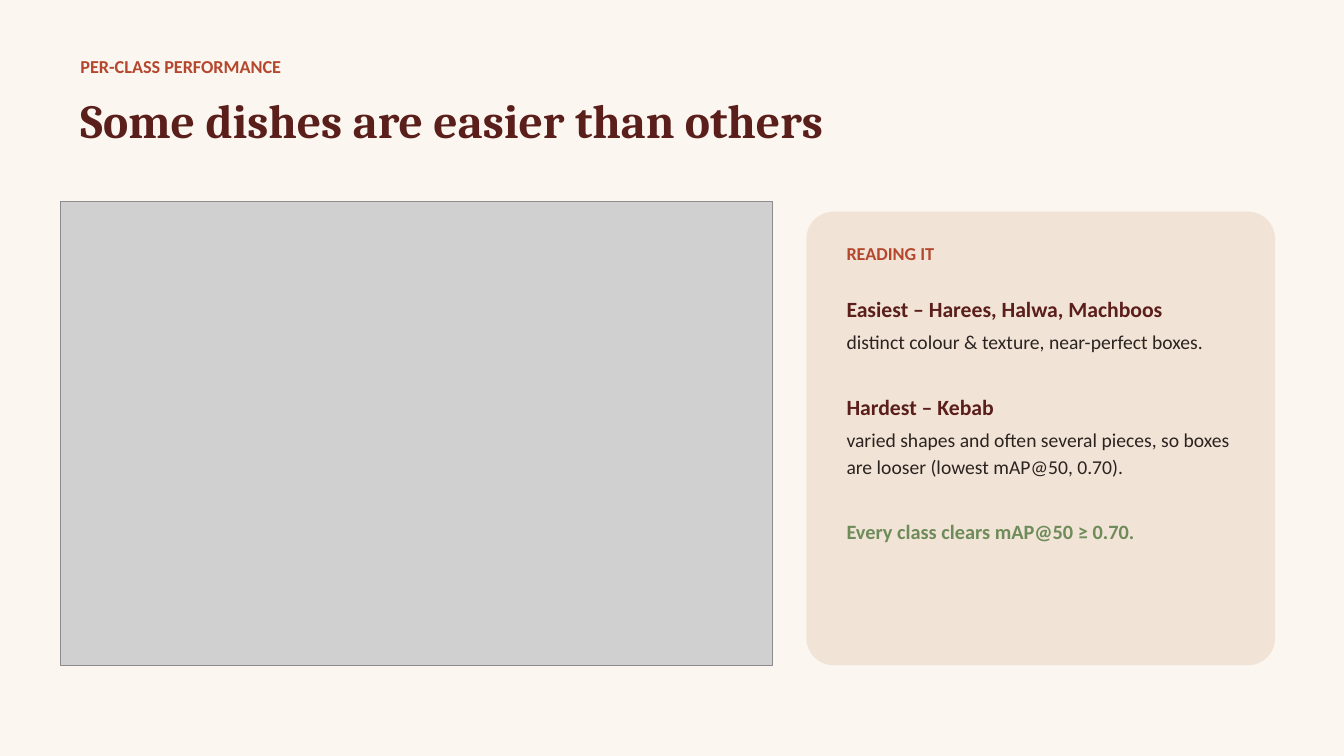
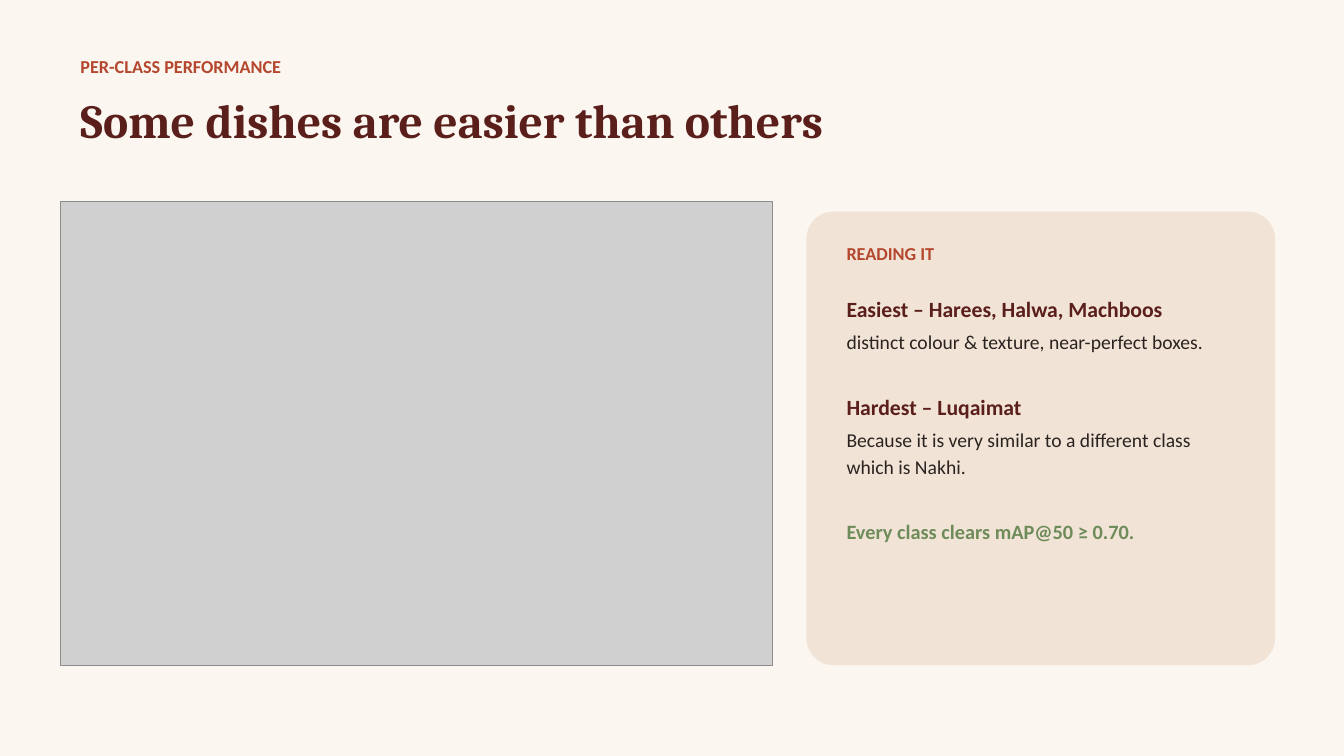
Before and after one commit to hymoo2002/Bahrain-Food-Detector, a slide deck: slide 5 of Bahraini_Food_Detector_Results.pptx. Drawn at 1344x756 pixels with LibreOffice and Linux fonts; fonts in the diff are those of the drawing; grey boxes stand for pictures. Boxes give left, top, right and bottom in pixels: in the first picture for what was removed or moved away, otherwise in the second. Text is boxed around its words. In the diff, an @@ line names an element or a change of style, - is before the commit and + after.

```diff
--- a/Bahraini_Food_Detector_Results.pptx
+++ b/Bahraini_Food_Detector_Results.pptx
@@ text at (x1=847, y1=399, x2=1191, y2=474): text changed @@
-Hardest – Kebab
-varied shapes and often several pieces, so boxes are looser (lowest mAP@50, 0.70).
+Hardest – Luqaimat
+Because it is very similar to a different class which is Nakhi.
```
Also in this commit, not shown: 2 other slides changed, 2 slides removed.
